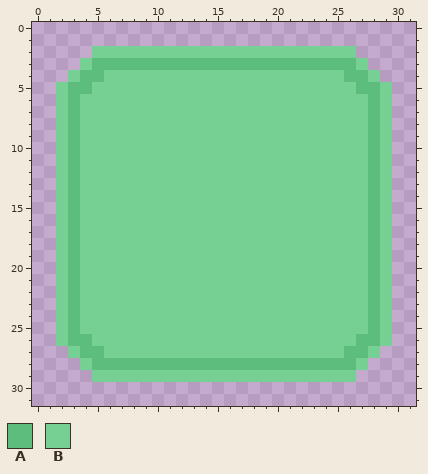
Pixel-art file -- Assets/Smooz/Arts/Icons/Heal.aseprite. This is how it looked before the edit.
32x32 pixels, 1 frame.
Palette (. is transparent): A #5cbd7c  B #76cf93
Pixels before, first column x 2:
 2 ...BBBBBBBBBBBBBBBBBBBBBB...
 3 ..BAAAAAAAAAAAAAAAAAAAAAAB..
 4 .BAABBBBBBBBBBBBBBBBBBBBAAB.
 5 BAABBBBBBBBBBBBBBBBBBBBBBAAB
 6 BABBBBBBBBBBBBBBBBBBBBBBBBAB
 7 BABBBBBBBBBBBBBBBBBBBBBBBBAB
 8 BABBBBBBBBBBBBBBBBBBBBBBBBAB
 9 BABBBBBBBBBBBBBBBBBBBBBBBBAB
10 BABBBBBBBBBBBBBBBBBBBBBBBBAB
11 BABBBBBBBBBBBBBBBBBBBBBBBBAB
12 BABBBBBBBBBBBBBBBBBBBBBBBBAB
13 BABBBBBBBBBBBBBBBBBBBBBBBBAB
14 BABBBBBBBBBBBBBBBBBBBBBBBBAB
15 BABBBBBBBBBBBBBBBBBBBBBBBBAB
16 BABBBBBBBBBBBBBBBBBBBBBBBBAB
17 BABBBBBBBBBBBBBBBBBBBBBBBBAB
18 BABBBBBBBBBBBBBBBBBBBBBBBBAB
19 BABBBBBBBBBBBBBBBBBBBBBBBBAB
20 BABBBBBBBBBBBBBBBBBBBBBBBBAB
21 BABBBBBBBBBBBBBBBBBBBBBBBBAB
22 BABBBBBBBBBBBBBBBBBBBBBBBBAB
23 BABBBBBBBBBBBBBBBBBBBBBBBBAB
24 BABBBBBBBBBBBBBBBBBBBBBBBBAB
25 BABBBBBBBBBBBBBBBBBBBBBBBBAB
26 BAABBBBBBBBBBBBBBBBBBBBBBAAB
27 .BAABBBBBBBBBBBBBBBBBBBBAAB.
28 ..BAAAAAAAAAAAAAAAAAAAAAAB..
29 ...BBBBBBBBBBBBBBBBBBBBBB...
After the commit:
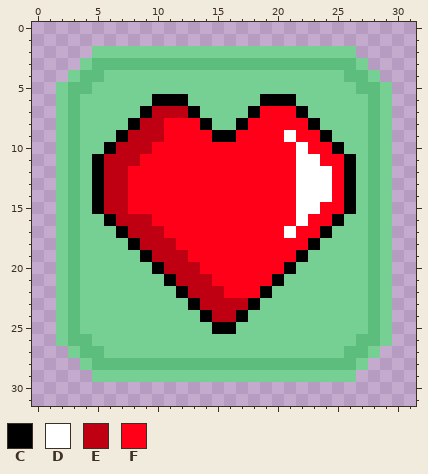
Colours new in this view: C #000000  D #ffffff  E #be0012  F #ff0018
Changes in this commit:
Layer "Heal":
y 6: x 10..12 BBB -> CCC; x 19..21 BBB -> CCC
y 7: x 9..13 BBBBB -> CEEEC; x 18..22 BBBBB -> CFFFC
y 8: x 8..14 BBBBBBB -> CEEFFFC; x 17..23 BBBBBBB -> CFFFFFC
y 9: x 7..24 BBBBBBBBBBBBBBBBBB -> CEEEFFFFCCFFFFDFFC
y 10: x 6..25 BBBBBBBBBBBBBBBBBBBB -> CEEEFFFFFFFFFFFFDFFC
y 11: x 5..26 BBBBBBBBBBBBBBBBBBBBBB -> CEEEFFFFFFFFFFFFFDDFFC
y 12..14: x 5..26 BBBBBBBBBBBBBBBBBBBBBB -> CEEFFFFFFFFFFFFFFDDDFC
y 15: x 5..26 BBBBBBBBBBBBBBBBBBBBBB -> CEEFFFFFFFFFFFFFFDDFFC
y 16: x 6..25 BBBBBBBBBBBBBBBBBBBB -> CEEEFFFFFFFFFFFFDFFC
y 17: x 7..24 BBBBBBBBBBBBBBBBBB -> CEEEFFFFFFFFFFDFFC
y 18: x 8..23 BBBBBBBBBBBBBBBB -> CEEEFFFFFFFFFFFC
y 19: x 9..22 BBBBBBBBBBBBBB -> CEEEFFFFFFFFFC
y 20: x 10..21 BBBBBBBBBBBB -> CEEEFFFFFFFC
y 21: x 11..20 BBBBBBBBBB -> CEEEFFFFFC
y 22: x 12..19 BBBBBBBB -> CEEEFFFC
y 23: x 13..18 BBBBBB -> CEEEEC
y 24: x 14..17 BBBB -> CEEC
y 25: x 15..16 BB -> CC
